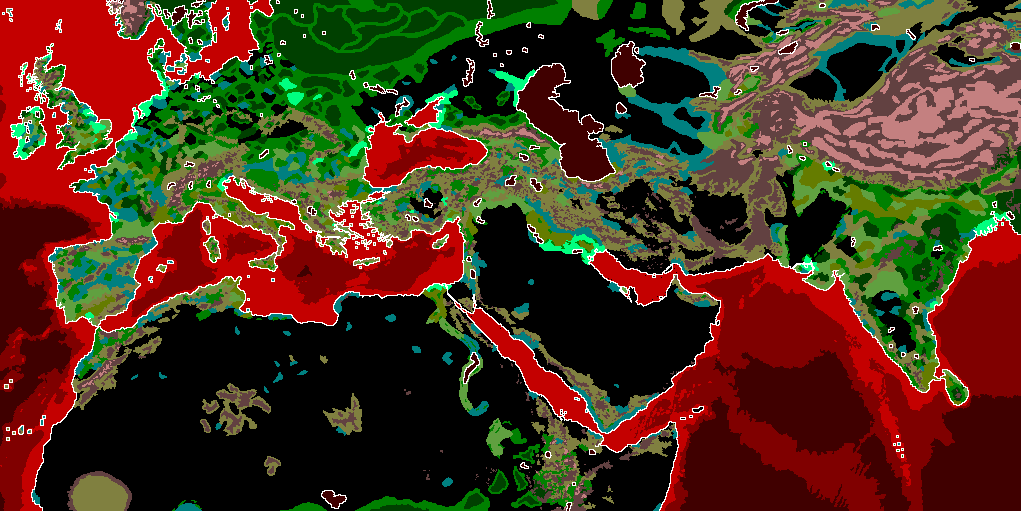
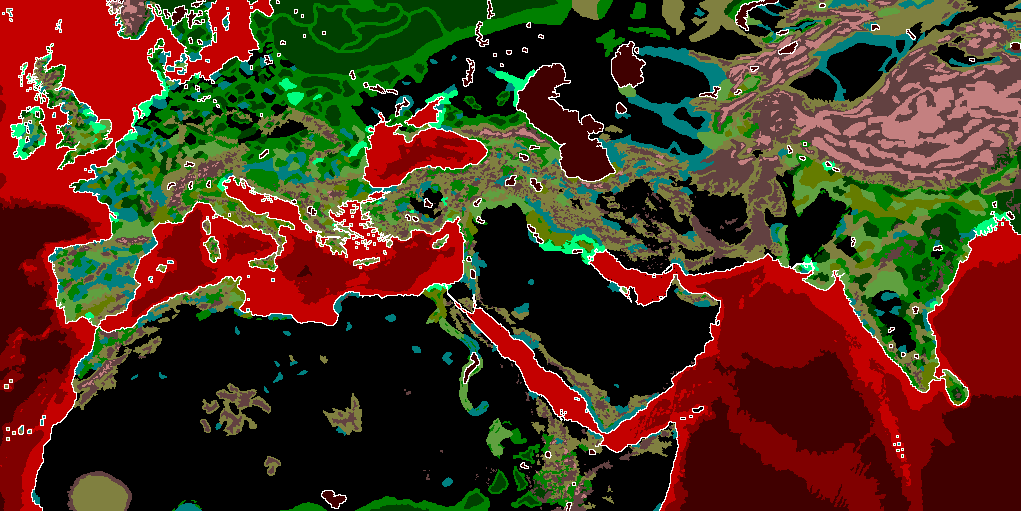
Revision of a layered 1021x511 image; what changed, layer by layer:
painted on "map_ground_types" over (393, 8, 705, 70)
